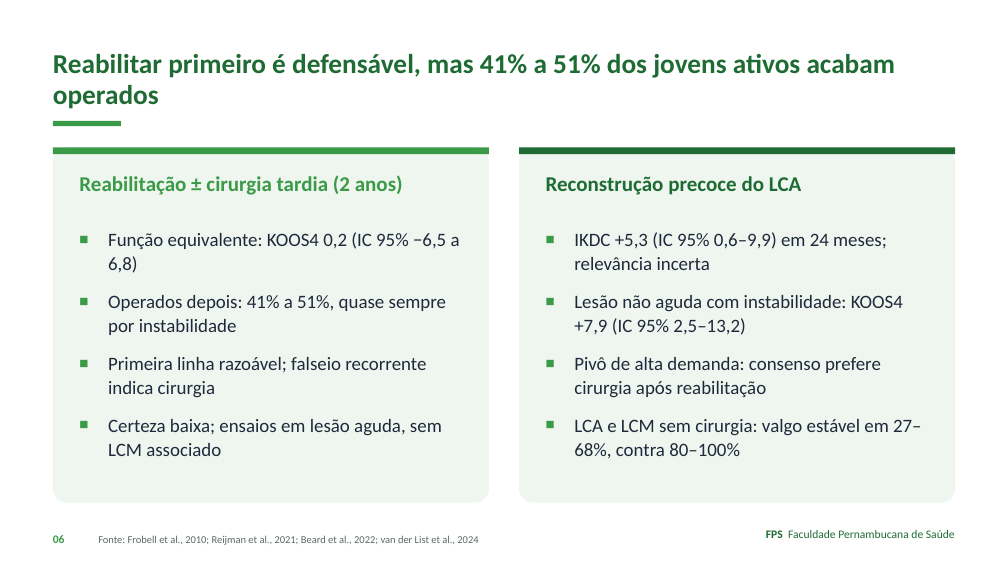
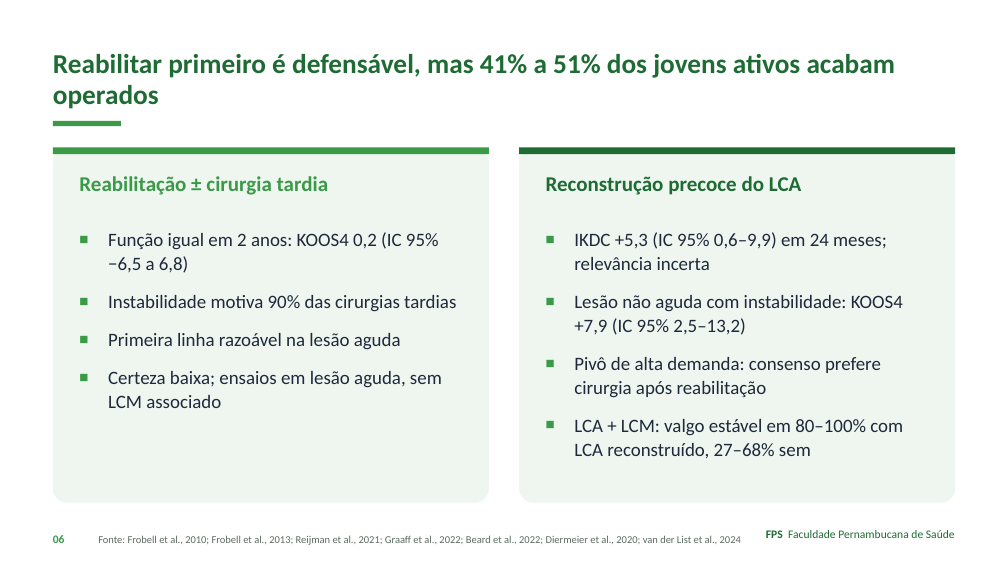
Before and after one commit to Institutomoraisandrade/CRM, a slide deck: slide 6 of trabalho-fps/trabalhos/2026-11-09-caso04-lca-lcm/apresentacao.pptx. Drawn at 1008x567 pixels with LibreOffice and Linux fonts; fonts in the diff are those of the drawing. Boxes give left, top, right and bottom in pixels: in the first picture for what was removed or moved away, otherwise in the second. Text is boxed around its words. In the diff, an @@ line names an element or a change of style, - is before the commit and + after.

```diff
--- a/trabalho-fps/trabalhos/2026-11-09-caso04-lca-lcm/apresentacao.pptx
+++ b/trabalho-fps/trabalhos/2026-11-09-caso04-lca-lcm/apresentacao.pptx
@@ text at (79, 176, 328, 195): text changed @@
-Reabilitação ± cirurgia tardia (2 anos)
+Reabilitação ± cirurgia tardia
@@ text at (108, 232, 456, 349): text changed @@
-■ Função equivalente: KOOS4 0,2 (IC 95% −6,5 a 6,8)
-■ Operados depois: 41% a 51%, quase sempre por instabilidade
-■ Primeira linha razoável; falseio recorrente indica cirurgia
+■ Função igual em 2 anos: KOOS4 0,2 (IC 95% −6,5 a 6,8)
+■ Instabilidade motiva 90% das cirurgias tardias
+■ Primeira linha razoável na lesão aguda
@@ text at (574, 419, 903, 458): text changed @@
-■ LCA e LCM sem cirurgia: valgo estável em 27–68%, contra 80–100%
+■ LCA + LCM: valgo estável em 80–100% com LCA reconstruído, 27–68% sem
@@ text at (98, 535, 741, 545): text changed @@
-Fonte: Frobell et al., 2010; Reijman et al., 2021; Beard et al., 2022; van der List et al., 2024
+Fonte: Frobell et al., 2010; Frobell et al., 2013; Reijman et al., 2021; Graaff et al., 2022; Beard et al., 2022; Diermeier et al., 2020; van der List et al., 2024
```
Also in this commit, not shown: 11 other slides changed, 1 slide added, 8 other files.
